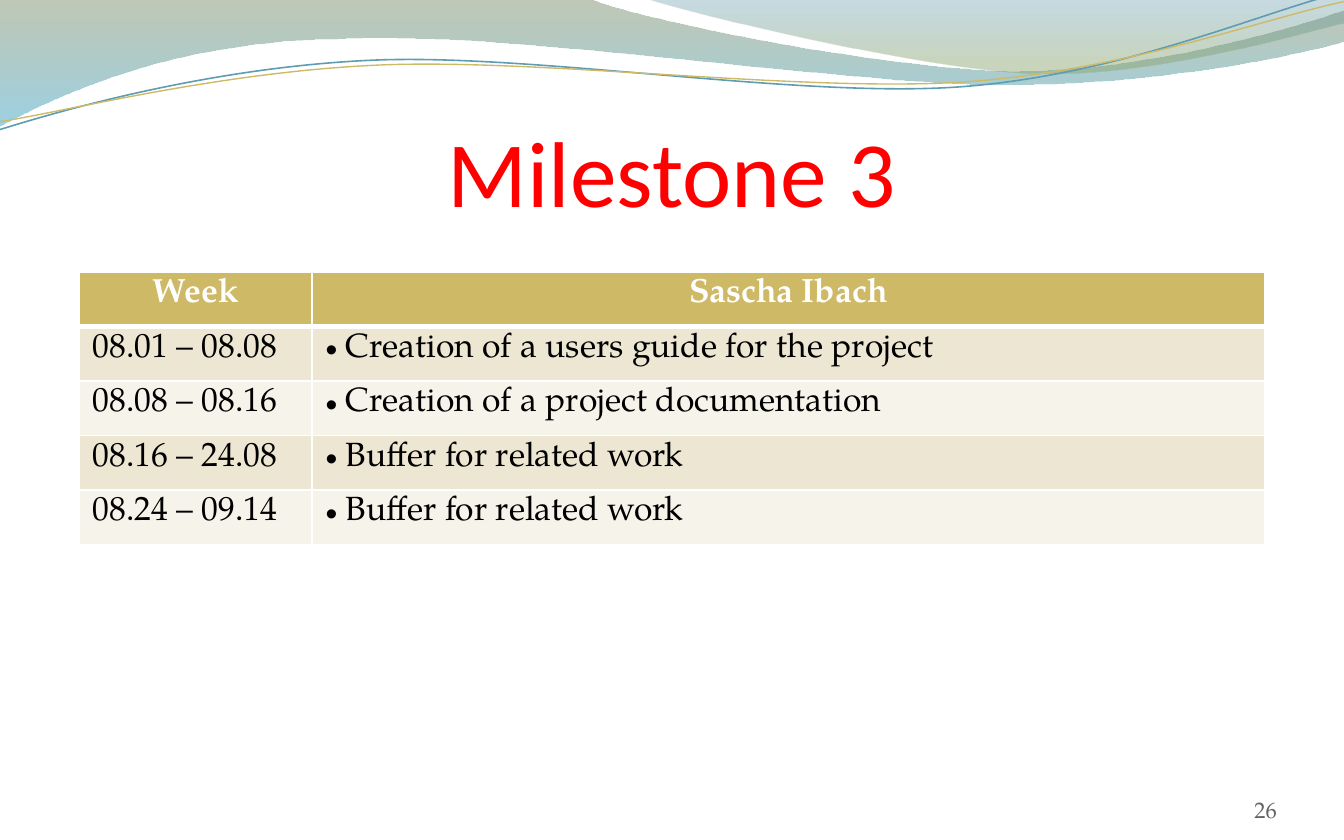
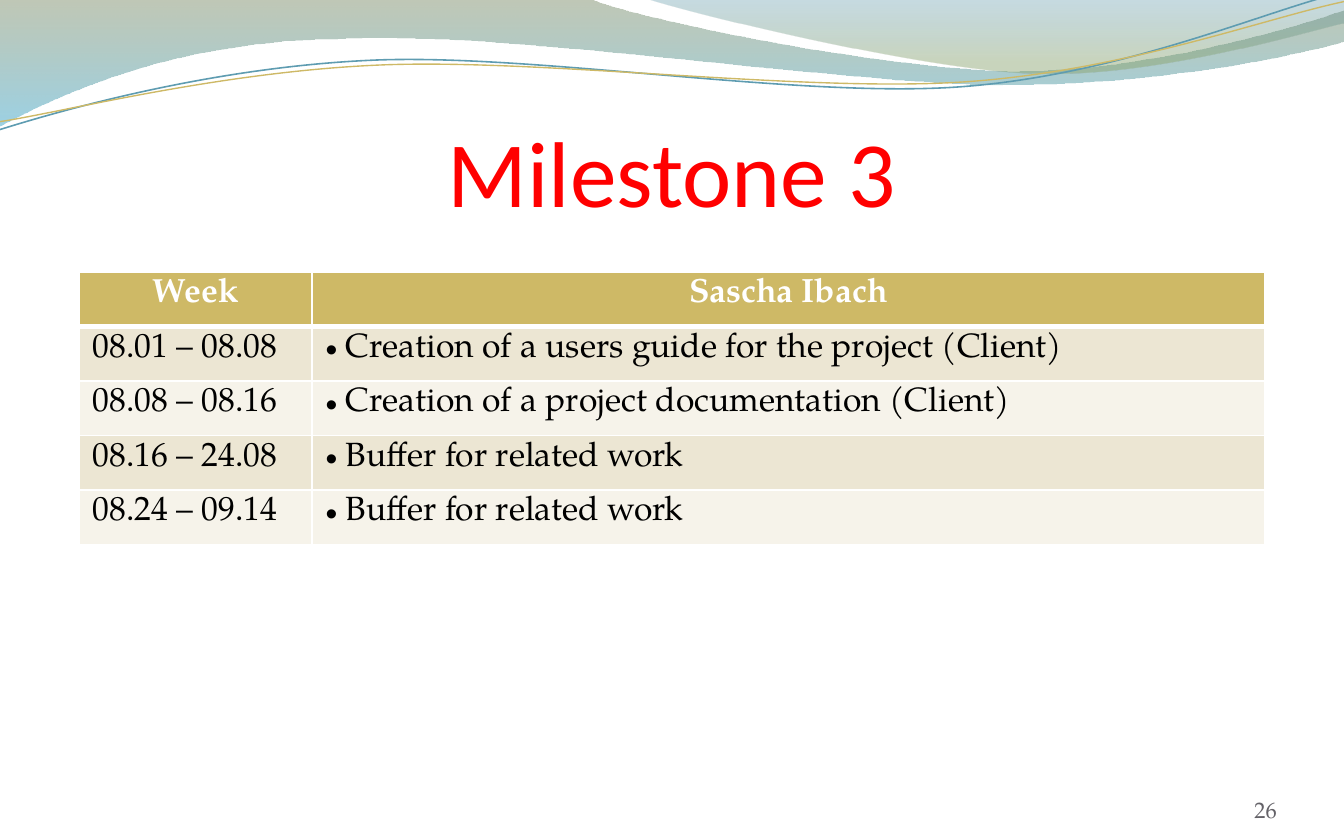
Before and after one commit to andreasdietze/Rift-WingsuitV2, a slide deck: slide 26 of Präsentationen/Projektpräsentation/Project proposal Rift Wingsuit V2.pptx. Drawn at 1344x840 pixels with LibreOffice and Linux fonts; fonts in the diff are those of the drawing; background and template pictures are left out. Boxes give left, top, right and bottom in pixels: in the first picture for what was removed or moved away, otherwise in the second. Text is boxed around its words. In the diff, an @@ line names an element or a change of style, - is before the commit and + after.

Commit message:
Update project proposal presentation

```diff
--- a/Präsentationen/Projektpräsentation/Project proposal Rift Wingsuit V2.pptx
+++ b/Präsentationen/Projektpräsentation/Project proposal Rift Wingsuit V2.pptx
@@ table at <box>79,271,1265,544</box> @@
-row 2, column 2: Creation of a users guide for the project
+row 2, column 2: Creation of a users guide for the project (Client)
-row 3, column 2: Creation of a project documentation
+row 3, column 2: Creation of a project documentation (Client)
```
Also in this commit, not shown: 1 other slide changed.
